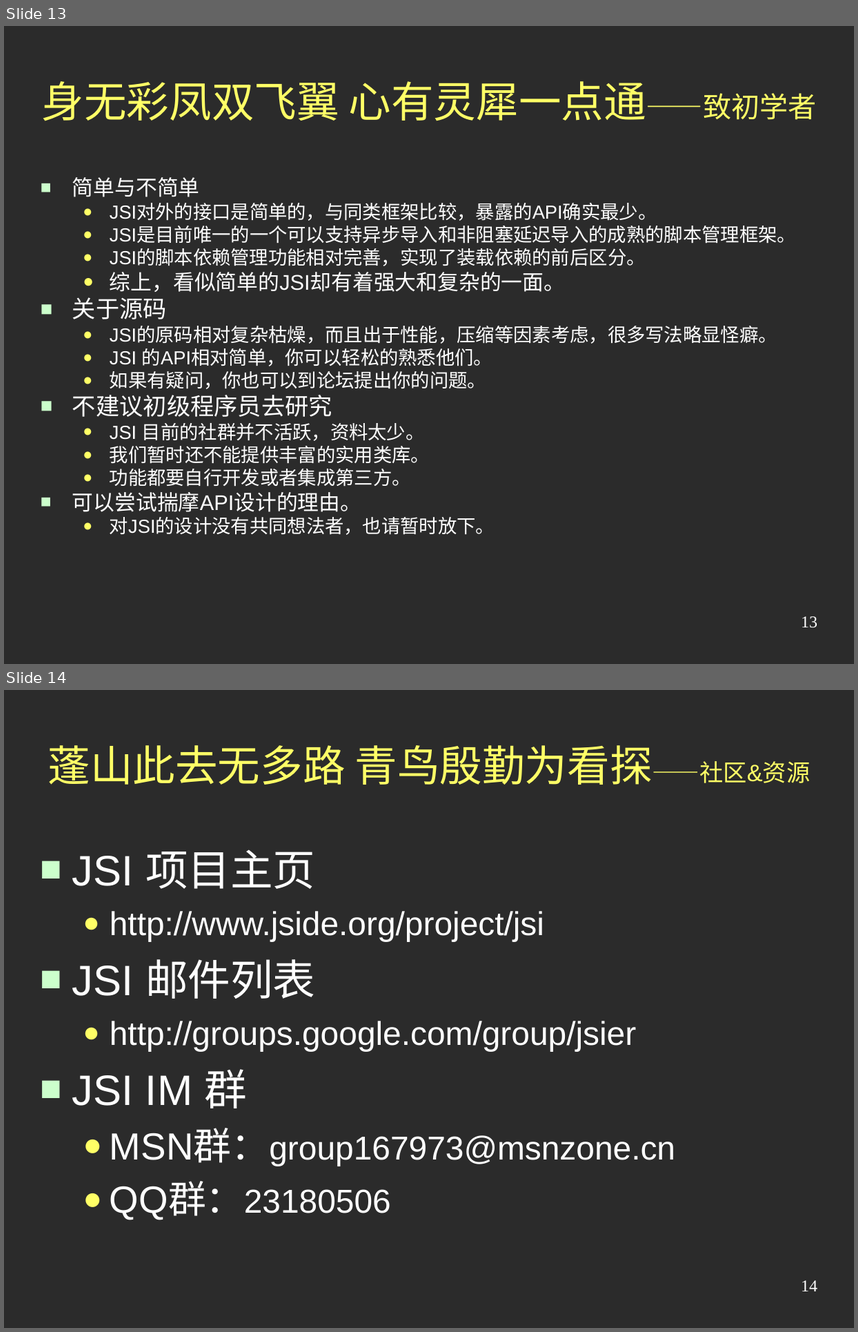
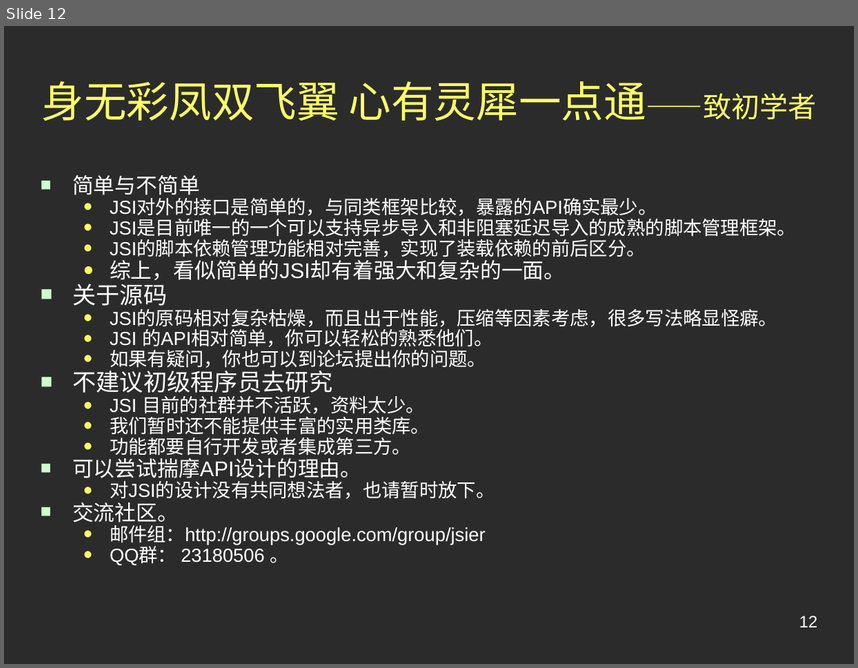
Before and after one commit to austgl/jsi, a slide deck: JSI2/web/doc/Preview2.ppt. Shown one above the other, each under a label of ours: slides 13 and 14 before the commit, slide 12 after it. The pictures are 858x1332 and 858x668 pixels, drawn with LibreOffice and Linux fonts; fonts in the diff are those of the drawing; background and template pictures are left out; a plain dark background stands for a picture behind light text. Boxes give left, top, right and bottom in pixels: in the first picture for what was removed or moved away, otherwise in the second. Text is boxed around its words. In the diff, an @@ line names an element or a change of style, - is before the commit and + after.

```diff
--- a/JSI2/web/doc/Preview2.ppt
+++ b/JSI2/web/doc/Preview2.ppt
@@ slide 14 removed at (x1=4, y1=690, x2=854, y2=1328), background picture (left out) @@
@@ title removed at (x1=48, y1=745, x2=811, y2=785) @@
-蓬山此去无多路 青鸟殷勤为看探——社区&资源
@@ text removed at (x1=72, y1=849, x2=675, y2=1219) @@
-■ JSI 项目主页
-  ● http://www.jside.org/project/jsi
-■ JSI 邮件列表
-  ● http://groups.google.com/group/jsier
-■ JSI IM 群
-  ● MSN群：group167973@msnzone.cn
-  ● QQ群：23180506
@@ page number removed at (x1=801, y1=1280, x2=818, y2=1291) @@
-14
@@ what was slide 13 is now slide 12 @@
@@ slide 12 changed as well @@
@@ text at (x1=72, y1=175, x2=796, y2=499): line spacing 0.8 to 0.7 @@
@@ text at (x1=110, y1=481, x2=495, y2=565): paragraphs added @@
+■ 交流社区。
+  ● 邮件组：http://groups.google.com/group/jsier
+  ● QQ群： 23180506 。
@@ page number at (x1=800, y1=615, x2=818, y2=627): text changed; font Times New Roman to Arial @@
-13
+12
```
Also in this commit, not shown: 5 other slides changed, 1 other slide removed.
